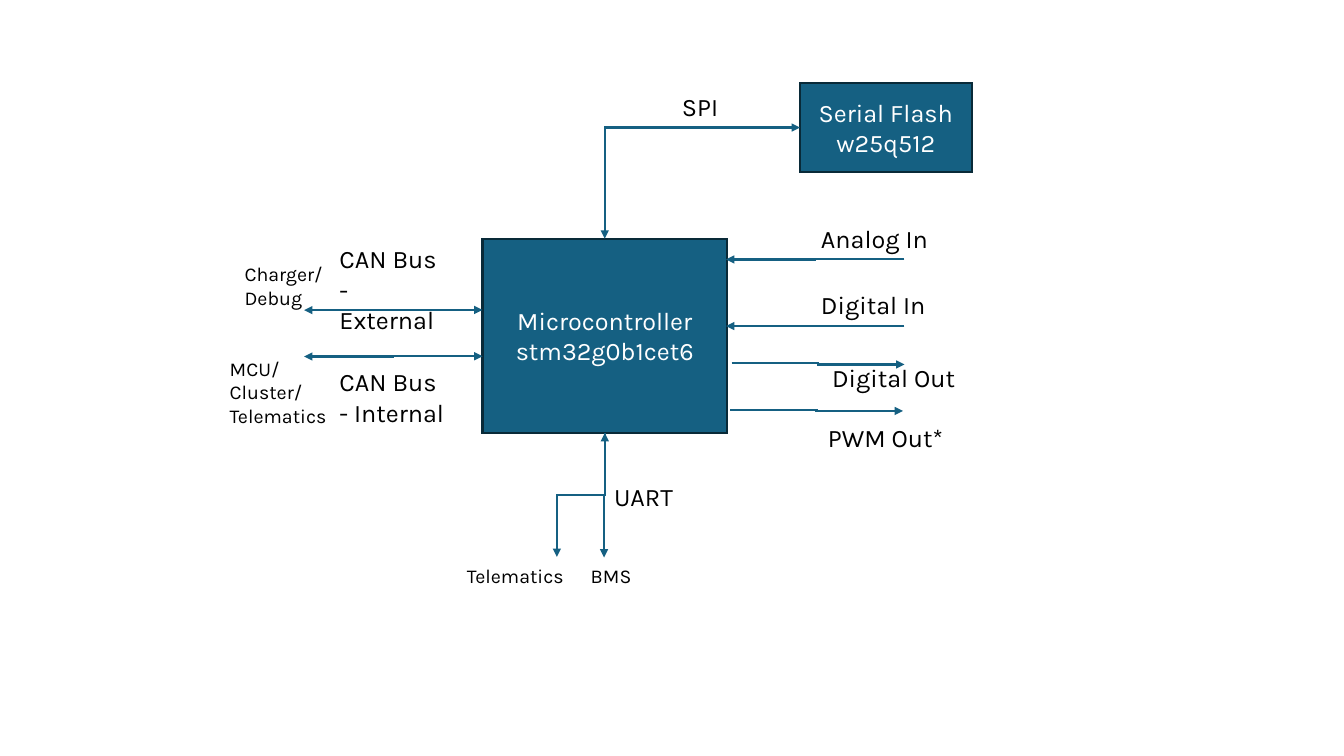
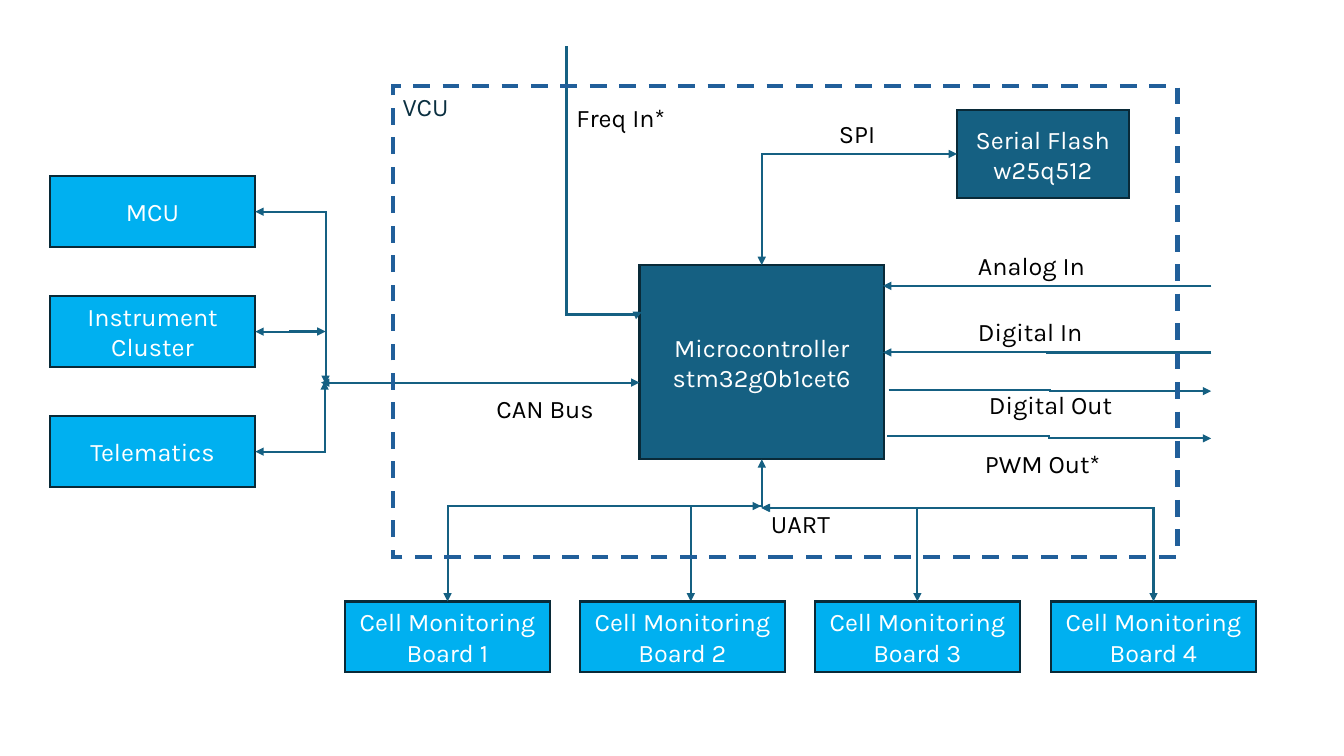
Before and after one commit to grevolserver/Documents, a slide deck: slide 2 of Grevol-VCU.pptx. Drawn at 1344x756 pixels with LibreOffice and Linux fonts; fonts in the diff are those of the drawing. Boxes give left, top, right and bottom in pixels: in the first picture for what was removed or moved away, otherwise in the second. Text is boxed around its words. In the diff, an @@ line names an element or a change of style, - is before the commit and + after.

```diff
--- a/Grevol-VCU.pptx
+++ b/Grevol-VCU.pptx
@@ 6 texts, 2 rectangles, 1 elbow double arrow: place and size @@
-6 texts, 2 rectangles, 1 elbow double arrow at box(483, 84, 972, 507)
+6 texts, 2 rectangles, 1 elbow double arrow at box(639, 110, 1128, 534)
@@ text removed at box(245, 266, 323, 310) @@
-Charger/ Debug
@@ text removed at box(339, 252, 437, 330) @@
-CAN Bus - External
@@ elbow arrow moved from (904, 259) - (726, 259) to (1212, 286) - (883, 286) @@
@@ elbow double arrow moved from (483, 310) - (304, 311) to (326, 332) - (255, 332) @@
@@ elbow arrow moved from (904, 326) - (726, 327) to (1212, 353) - (883, 353) @@
@@ text removed at box(230, 361, 327, 424) @@
-MCU/ Cluster/
-Telematics
@@ group added at box(49, 46, 1256, 673): 7 rectangles, 4 elbow double arrows, 1 elbow arrow, 1 text @@
+Freq In*
+Cell Monitoring Board 1
+Cell Monitoring Board 2
+Cell Monitoring Board 3
+Cell Monitoring Board 4
+VCU
+MCU
+Instrument Cluster
@@ elbow double arrow moved from (483, 356) - (304, 357) to (639, 383) - (322, 383) @@
@@ rectangle "Telematics": place and size @@
-rectangle "Telematics" at box(467, 569, 564, 584)
+rectangle "Telematics" at box(49, 416, 255, 487)
@@ rectangle "Telematics" at box(49, 416, 255, 487): size 14 to 18 pt, text colour #000000 to #FFFFFF; alignment left to centre; vertical alignment top to middle; fill none to #00B0F0; outline none to #092A39 1.5 pt @@
@@ text at box(496, 402, 594, 419): text changed @@
-CAN Bus - Internal
+CAN Bus
@@ elbow arrow moved from (732, 363) - (904, 365) to (889, 390) - (1212, 391) @@
@@ elbow arrow moved from (730, 410) - (903, 411) to (887, 437) - (1212, 439) @@
@@ elbow double arrow moved from (605, 433) - (604, 558) to (762, 460) - (691, 602) @@
@@ elbow arrow moved from (605, 433) - (557, 557) to (761, 506) - (448, 602) @@
@@ elbow arrow (761, 506) - (448, 602): elbow arrow to elbow double arrow @@
@@ text removed at box(591, 570, 632, 584) @@
-BMS
```
Also in this commit, not shown: 3 other slides changed, 3 slides added, 1 slide removed, 1 other file.
